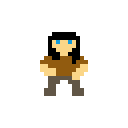
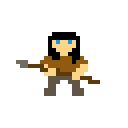
Two versions of the same layered image (w=128, h=128). Layer-by-layer changes:
renamed "Spear" to "Spear (front)", showed it over (16, 60, 100, 84)
